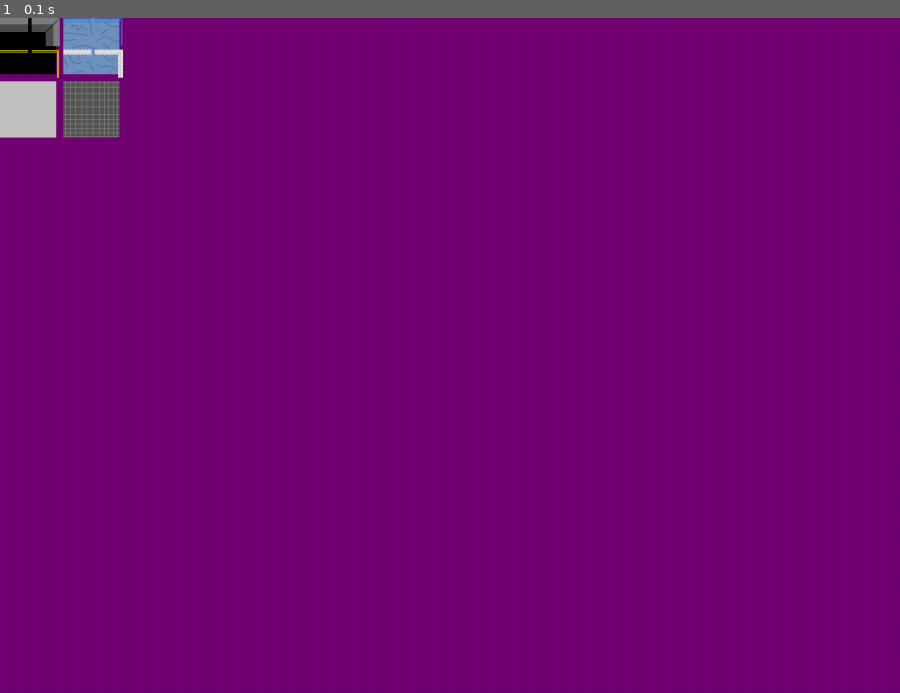
Above: before the commit, frame 1.
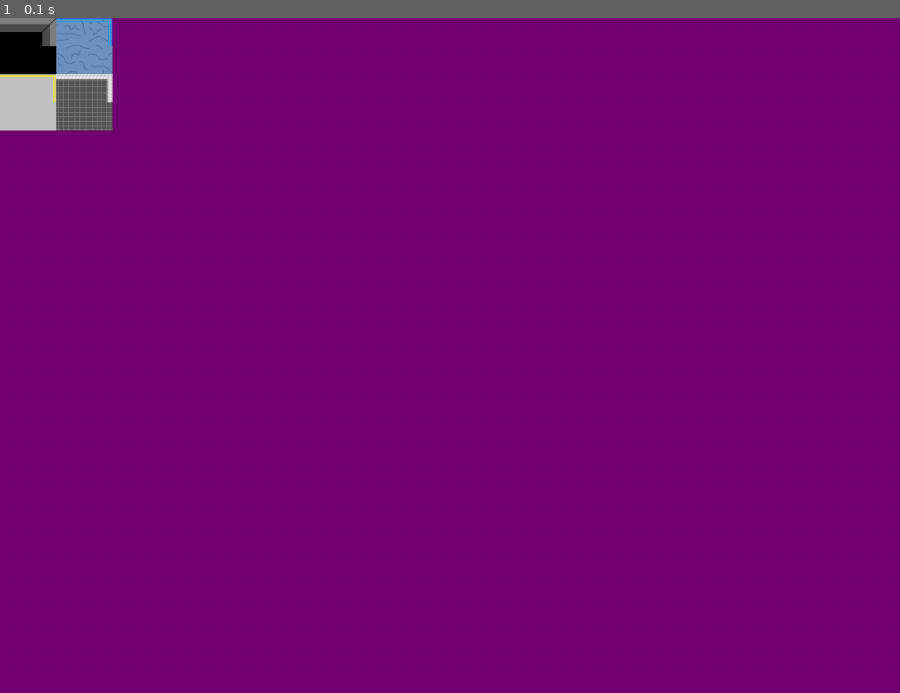
Above: after the commit, the same moment.

Repository: shadowfire-ew/pygame-experiments
Game: pygame game, started from grid_based_main.py
Same seed, same stepped clock (60 frames per second), same inputs: the game is played once before the commit and once after it.
Inputs:
- Up to frame 1 (0.1 s): no input

The runs differ from the first frame. In frame 1, 0.9% of the frame differs, in the area x 0-14%, y 0-18%.

Commit message:
a small change in the testing code to make sure the transparency is correct

Diff:
--- a/grid_based_main.py
+++ b/grid_based_main.py
@@ -36,12 +36,12 @@
         # update the background
         for x, row in enumerate(tiles):
             for y, tile in enumerate(row):
-                screen.blit(tile, (x*90, y*90))
+                screen.blit(tile, (x*80, y*80))
                 # just doing this to test the images
                 # this will also put some space between them
         for x,row in enumerate(borders):
             for y, tile in enumerate(row):
-                screen.blit(tile, (x*45,y*45))
+                screen.blit(tile, (x*40,y*80))
         # fore ground stuff
         # complete display
         pygame.display.flip()
